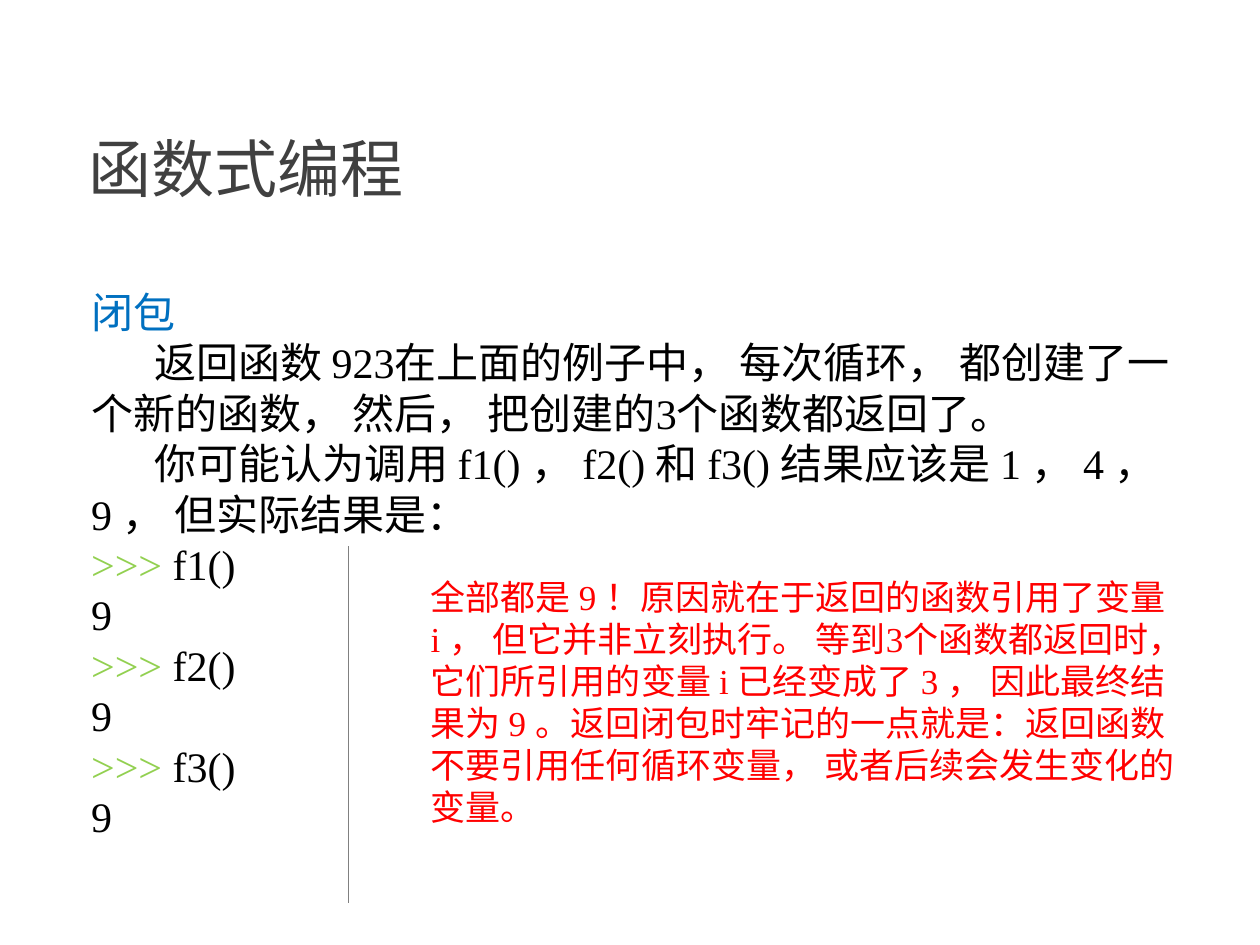
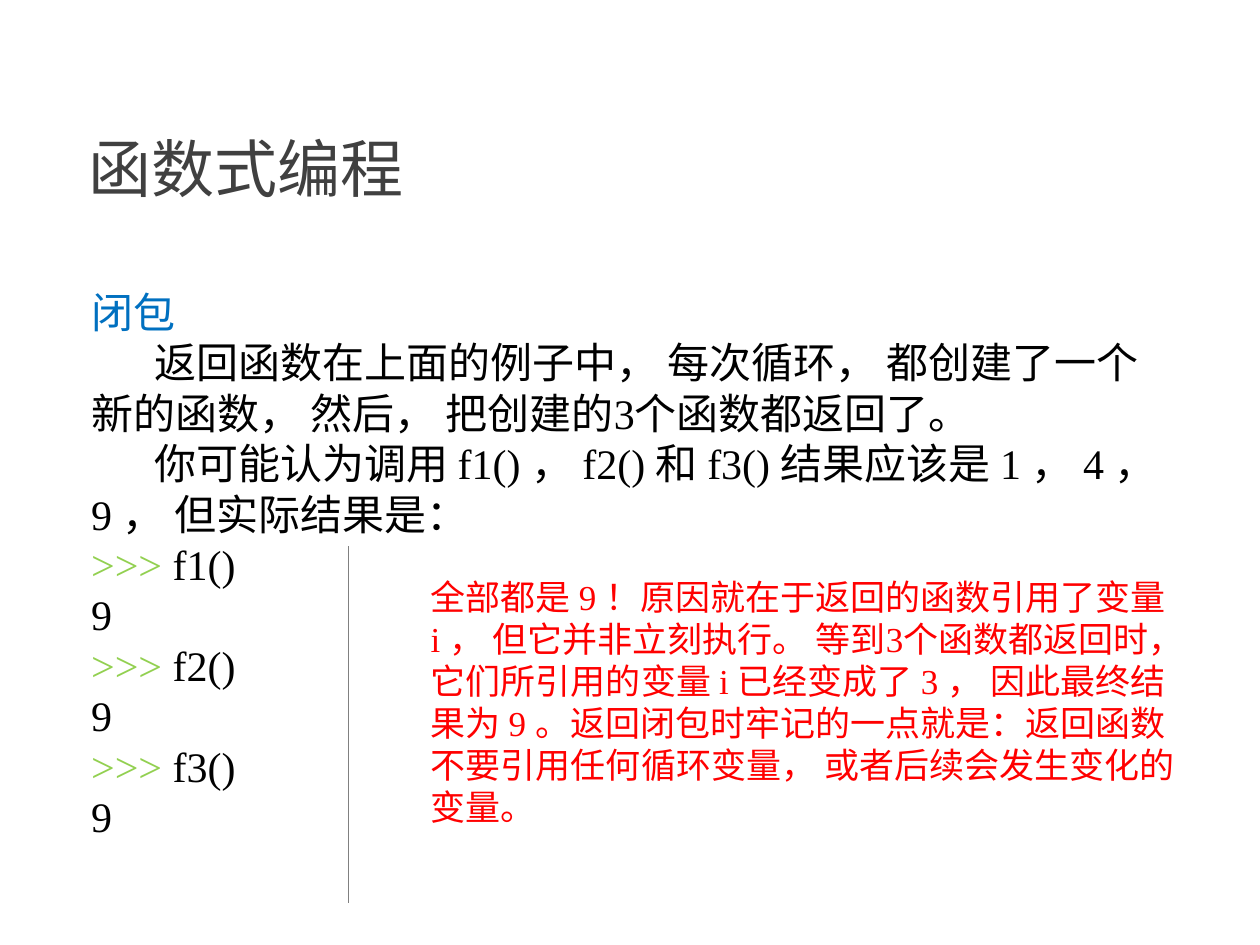
Before and after one commit to NewGr8Player/My-PPT, a slide deck: slide 16 of Python3/4.Python3-函数式编程.pptx. Drawn at 1260x945 pixels with LibreOffice and Linux fonts; fonts in the diff are those of the drawing. Boxes give left, top, right and bottom in pixels: in the first picture for what was removed or moved away, otherwise in the second. Text is boxed around its words. In the diff, an @@ line names an element or a change of style, - is before the commit and + after.

Commit message:
Edit     - 修正部分缩进错误

```diff
--- a/Python3/4.Python3-函数式编程.pptx
+++ b/Python3/4.Python3-函数式编程.pptx
@@ text at box(91, 342, 1139, 434): text changed @@
-返回函数 923在上面的例子中， 每次循环， 都创建了一个新的函数， 然后， 把创建的3个函数都返回了。
+返回函数在上面的例子中， 每次循环， 都创建了一个新的函数， 然后， 把创建的3个函数都返回了。
```
